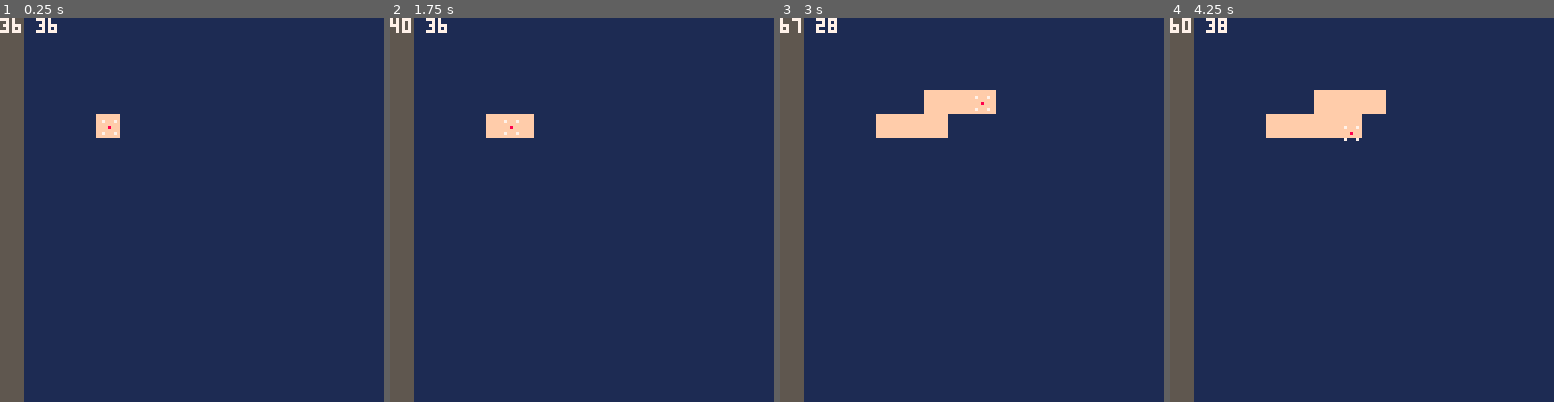
Above: before the commit, frames 1-4 (left to right).
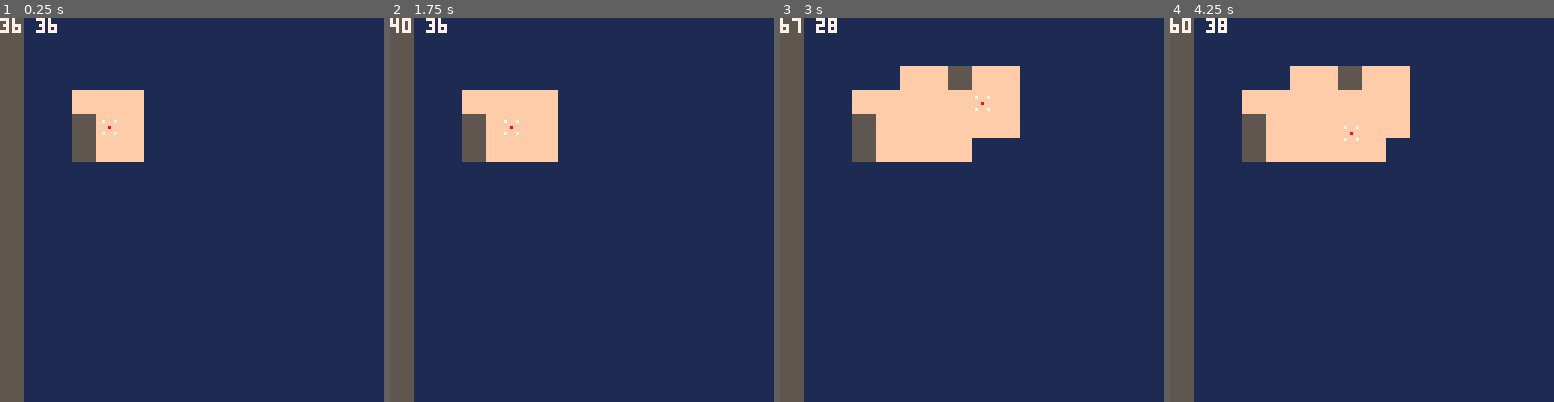
Above: after the commit, the same moments.

Repository: Beetrootmonkey/LudumDare45
Game: PICO-8 cartridge ld45.p8
The game is run twice, just before and just after one commit, with the same random seed, the same clock (stepped at 60 frames per second) and the same inputs.
Inputs:
- Up to frame 1 (0.25 s): no input
- Up to frame 2 (1.75 s): tap X (X key) at 0.33, 1.07 s; tap O (Z key) at 0.7, 1.7 s; hold Right from 1.6 s (still down)
- Up to frame 3 (3 s): tap X (X key) at 1.85, 2.97 s; release Right at 2.1 s; tap O (Z key) at 2.1, 2.5, 2.9 s; hold Up 2.15-2.42 s; hold Right from 2.47 s (still down)
- Up to frame 4 (4.25 s): release Right at 3.03 s; hold Left 3.08-3.58 s; tap O (Z key) at 3.3, 3.7, 4.1 s; hold Down 3.63-3.97 s; hold Right from 4.02 s (still down); tap X (X key) at 4.08 s

The runs differ from the first frame. In frame 1, 3.1% of the frame differs, in the area x 18-38%, y 18-38%; in frame 2, 3.9%; in frame 3, 7.0%, in the area x 18-63%, y 12-38%; in frame 4, 7.0%.

Commit message:
Update ld45.p8

Diff:
--- a/ld45.p8
+++ b/ld45.p8
@@ -22,7 +22,7 @@
 end
 
 function revealTile(pos)
- mset(pos.x + 16, pos.y, 1)
+ mset(pos.x + 16, pos.y, 0)
  -- visibleTiles[getPosAsKey(pos)] = true
 end
 
@@ -53,12 +53,11 @@
     if (btn(up)) then self:tryMove({x=self.x, y=self.y-1}) end
     if (btn(down)) then self:tryMove({x=self.x, y=self.y+1}) end
 
-    local tilePos = {x=flr(self.x/8), y=flr(self.y/8)}
-    if(not isTileVisible(tilePos)) then
-      printh("Revealing")
-      revealTile(tilePos)
-     else
-      printh("Already visible")
+    for i=-1,1 do
+         for j=-1,1 do
+         local tilePos = {x=flr(self.x/8) + i, y=flr(self.y/8) + j}
+         revealTile(tilePos)
+         end
     end
  end,
  draw=function(self)
@@ -117,7 +116,7 @@
 0000010000000000000000000000000000000000000000000000000000000000000000000000000000000000000000000000000000000000000000000000000000000000000000000000000000000000000000000000000000000000000000000000000000000000000000000000000000000000000000000000000000000000
 0000000000000000000000000000000000000000000000000000000000000000000000000000000000000000000000000000000000000000000000000000000000000000000000000000000000000000000000000000000000000000000000000000000000000000000000000000000000000000000000000000000000000000
 __map__
-0202020202020202020202020201010102030303030303030303030303030303010101010101010000000000000000000000000000000000000000000000000000000000000000000000000000000000000000000000000000000000000000000000000000000000000000000000000000000000000000000000000000000000
+0202020202020202020202020202020202030303030303030303030303030303010101010101010000000000000000000000000000000000000000000000000000000000000000000000000000000000000000000000000000000000000000000000000000000000000000000000000000000000000000000000000000000000
 0202020102020102020102020201010102030303030303030303030303030303010101010101010000000000000000000000000000000000000000000000000000000000000000000000000000000000000000000000000000000000000000000000000000000000000000000000000000000000000000000000000000000000
 0202010102010102010102010201010102030303030303030303030303030303010101010101010000000000000000000000000000000000000000000000000000000000000000000000000000000000000000000000000000000000000000000000000000000000000000000000000000000000000000000000000000000000
 0201010101010101010101010101010102030303030303030303030303030303010101010101010000000000000000000000000000000000000000000000000000000000000000000000000000000000000000000000000000000000000000000000000000000000000000000000000000000000000000000000000000000000
@@ -129,7 +128,7 @@
 0201020202020201010201010101010102030303030303030303030303030303010101010101010000000000000000000000000000000000000000000000000000000000000000000000000000000000000000000000000000000000000000000000000000000000000000000000000000000000000000000000000000000000
 0201010101010101010202010202020202030303030303030303030303030303010101010101010000000000000000000000000000000000000000000000000000000000000000000000000000000000000000000000000000000000000000000000000000000000000000000000000000000000000000000000000000000000
 0201010101010101010201010101010102030303030303030303030303030303010101010101010000000000000000000000000000000000000000000000000000000000000000000000000000000000000000000000000000000000000000000000000000000000000000000000000000000000000000000000000000000000
-0101010101010101010202020202010102030303030303030303030303030303010101010101010000000000000000000000000000000000000000000000000000000000000000000000000000000000000000000000000000000000000000000000000000000000000000000000000000000000000000000000000000000000
-0101010101010101010201010101020102030303030303030303030303030303010101010101010000000000000000000000000000000000000000000000000000000000000000000000000000000000000000000000000000000000000000000000000000000000000000000000000000000000000000000000000000000000
-0101010101010101010101010201010102030303030303030303030303030303010101010101010000000000000000000000000000000000000000000000000000000000000000000000000000000000000000000000000000000000000000000000000000000000000000000000000000000000000000000000000000000000
+0201010101010101010202020202010102030303030303030303030303030303010101010101010000000000000000000000000000000000000000000000000000000000000000000000000000000000000000000000000000000000000000000000000000000000000000000000000000000000000000000000000000000000
+0201010101010101010201010101020102030303030303030303030303030303010101010101010000000000000000000000000000000000000000000000000000000000000000000000000000000000000000000000000000000000000000000000000000000000000000000000000000000000000000000000000000000000
+0201010101010101010101010201010102030303030303030303030303030303010101010101010000000000000000000000000000000000000000000000000000000000000000000000000000000000000000000000000000000000000000000000000000000000000000000000000000000000000000000000000000000000
 0202020202020202020202020202020202030303030303030303030303030303010101010101010000000000000000000000000000000000000000000000000000000000000000000000000000000000000000000000000000000000000000000000000000000000000000000000000000000000000000000000000000000000
